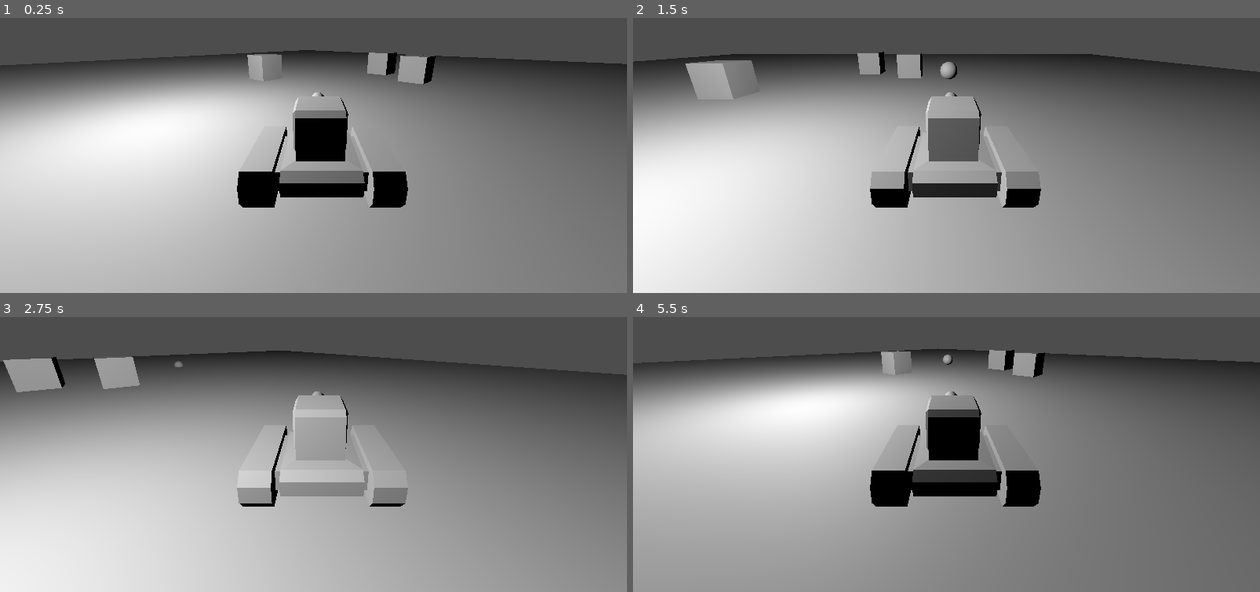
Above: before the commit, frames 1-4 (two rows, left to right).
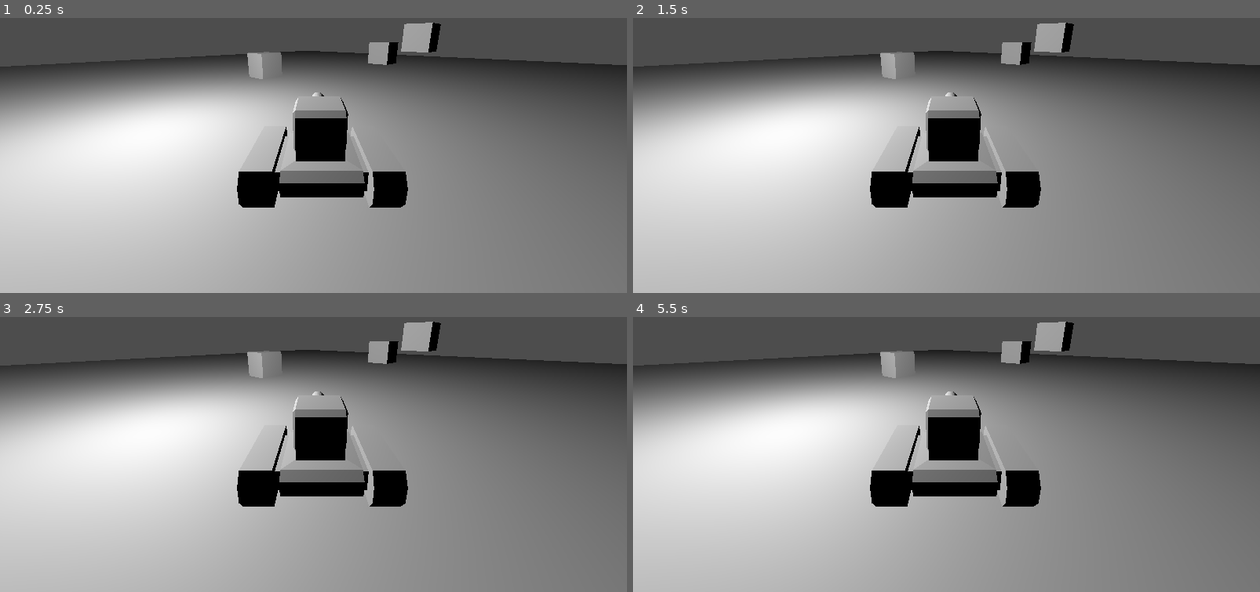
Above: after the commit, the same moments.

Repository: HelmetBugg/BioTankRebuilt
Game: Godot game, scene res://scene_directory/test_level.tscn
The game is run twice, just before and just after one commit, with the same random seed, the same clock (stepped at 60 frames per second) and the same inputs.
Inputs:
- Up to frame 1 (0.25 s): no input
- Up to frame 2 (1.5 s): tap Enter at 0.5 s; hold D (Right) 0.53-1.28 s; tap Space (Shoot) at 0.6, 1.35 s; hold S (Back) from 1.28 s (still down)
- Up to frame 3 (2.75 s): release S (Back) at 2.03 s; hold D (Right) from 2.03 s (still down); tap Space (Shoot) at 2.1 s
- Up to frame 4 (5.5 s): release D (Right) at 2.78 s; hold W (Forward) 2.78-3.53 s; tap Space (Shoot) every 0.75 s from 2.85 to 5.1 s; hold A (Left) 3.53-5.03 s; hold S (Back) from 5.03 s (still down)

The runs differ from the first frame. In frame 1, 1.8% of the frame differs, in the area x 0-100%, y 1-25%; in frame 2, 23%; in frame 3, 36%, in the area x 0-100%, y 1-100%; in frame 4, 30%.

Commit message:
save scene all is important, made projectiles actually kill blocks, states stop when dead.

Diff:
--- a/Bullet.gd
+++ /dev/null
@@ -1,24 +0,0 @@
-extends Area3D
-
-signal exploded
-
-@export var speed = 40
-@export var localGravity = Vector3.DOWN * 0.5
-
-var velocity = Vector3.ZERO
-# Called when the node enters the scene tree for the first time.
-func _ready():
-	pass # Replace with function body.
-
-
-# Called every frame. 'delta' is the elapsed time since the previous frame.
-func _process(delta):
-	velocity += localGravity * delta
-	look_at(transform.origin + velocity.normalized(), Vector3.UP)
-	transform.origin += velocity * delta
-
-
-func _on_body_entered(body):
-	print("sploded")
-	emit_signal("exploded", transform.origin)
-	#wqueue_free()
--- a/scene_directory/bullet.tscn
+++ b/scene_directory/bullet.tscn
@@ -1,13 +1,13 @@
-[gd_scene load_steps=4 format=3 uid="uid://imr2gsjmwb5f"]
+[gd_scene load_steps=4 format=3 uid="uid://36wlq1yarmvi"]
 
-[ext_resource type="Script" path="res://Bullet.gd" id="1_togki"]
+[ext_resource type="Script" path="res://src/Bullet.gd" id="1_q43vx"]
 
 [sub_resource type="SphereMesh" id="SphereMesh_pv4jx"]
 
 [sub_resource type="SphereShape3D" id="SphereShape3D_syawh"]
 
 [node name="Bullet" type="Area3D"]
-script = ExtResource("1_togki")
+script = ExtResource("1_q43vx")
 
 [node name="MeshInstance3D" type="MeshInstance3D" parent="."]
 mesh = SubResource("SphereMesh_pv4jx")
--- a/scene_directory/enemy.gd
+++ /dev/null
@@ -1,34 +0,0 @@
-extends CharacterBody3D
-
-enum States {IDLE, PURSUE, ATTACK, DEATH}
-var currentState = States.IDLE
-var target;
-const SPEED = 0.5
-
-var gravity = ProjectSettings.get_setting("physics/3d/default_gravity")
-
-func _physics_process(delta):
-	if not is_on_floor():
-		velocity.y -= gravity * delta
-	if target != null:
-		velocity = -transform.basis.z * SPEED
-	move_and_slide()
-
-func _process(delta):
-	if currentState == States.PURSUE:
-		look_at(target.position, Vector3.UP)
-	elif currentState == States.IDLE:
-		pass
-	elif currentState == States.DEATH:
-		pass
-
-func _on_sight_area_area_entered(area):
-	if(area.name == "PlayerVisibilityArea"): #change to something less hacky
-		currentState = States.PURSUE
-		target = area.get_parent()
-
-
-func _on_sight_area_area_exited(area):
-	if(area.name == "PlayerVisibilityArea" and area.get_parent().name == target.name):
-		currentState = States.IDLE
-		target = null
--- a/scene_directory/enemy.tscn
+++ b/scene_directory/enemy.tscn
@@ -1,6 +1,6 @@
-[gd_scene load_steps=5 format=3 uid="uid://ctq86ew83pxo0"]
+[gd_scene load_steps=5 format=3 uid="uid://cpxb0bw5e4sji"]
 
-[ext_resource type="Script" path="res://scene_directory/enemy.gd" id="1_vgden"]
+[ext_resource type="Script" path="res://src/enemy.gd" id="1_fh2wu"]
 
 [sub_resource type="BoxShape3D" id="BoxShape3D_25jxr"]
 
@@ -9,7 +9,7 @@
 [sub_resource type="SphereShape3D" id="SphereShape3D_7utau"]
 
 [node name="enemy" type="CharacterBody3D"]
-script = ExtResource("1_vgden")
+script = ExtResource("1_fh2wu")
 
 [node name="CollisionShape3D" type="CollisionShape3D" parent="."]
 shape = SubResource("BoxShape3D_25jxr")
--- a/scene_directory/main_menu.tscn
+++ b/scene_directory/main_menu.tscn
@@ -1,6 +1,6 @@
-[gd_scene load_steps=2 format=3 uid="uid://c0oc2vr5rg4y4"]
+[gd_scene load_steps=2 format=3 uid="uid://bg0qvc6lrxfkf"]
 
-[ext_resource type="Script" path="res://start_button.gd" id="1_4lecd"]
+[ext_resource type="Script" path="res://src/start_button.gd" id="1_7umsk"]
 
 [node name="Main Menu" type="Node2D"]
 
@@ -8,6 +8,6 @@
 offset_right = 8.0
 offset_bottom = 8.0
 text = "Start"
-script = ExtResource("1_4lecd")
+script = ExtResource("1_7umsk")
 
 [connection signal="pressed" from="Button" to="Button" method="_on_pressed"]
--- a/scene_directory/player.gd
+++ /dev/null
@@ -1,30 +0,0 @@
-extends CharacterBody3D
-const MOVEMENT_SPEED = 3.0
-const ROTATION_SPEED = 1.0
-const JUMP_VELOCITY = 4.5
-var bullet = preload("res://scene_directory/bullet.tscn")
-
-# Get the gravity from the project settings to be synced with RigidBody nodes.
-var gravity = ProjectSettings.get_setting("physics/3d/default_gravity")
-
-func _physics_process(delta):
-	handle_input(delta)
-	if not is_on_floor():
-		velocity.y -= gravity * delta
-	move_and_slide()
-
-func handle_input(delta):
-	velocity = Vector3(0, 0, 0)
-	if Input.is_action_pressed("Forward"):
-		velocity = -transform.basis.z * MOVEMENT_SPEED
-	elif Input.is_action_pressed("Back"):
-		velocity = transform.basis.z * MOVEMENT_SPEED
-	if Input.is_action_pressed("Right"):
-		rotate_y(-ROTATION_SPEED * delta)
-	elif Input.is_action_pressed("Left"):
-		rotate_y(ROTATION_SPEED * delta)
-	if Input.is_action_just_pressed("Shoot"):
-		var b = bullet.instantiate()
-		owner.add_child(b)
-		b.transform = $Base/top/Barrel.global_transform
-		b.velocity = -b.transform.basis.z * b.speed
--- a/scene_directory/player.tscn
+++ b/scene_directory/player.tscn
@@ -1,6 +1,6 @@
-[gd_scene load_steps=7 format=3 uid="uid://u7qm6ao1iwgy"]
+[gd_scene load_steps=7 format=3 uid="uid://b5xlgyrm4k87"]
 
-[ext_resource type="Script" path="res://scene_directory/player.gd" id="1_8gtvn"]
+[ext_resource type="Script" path="res://src/player.gd" id="1_ui8k6"]
 [ext_resource type="ArrayMesh" uid="uid://lxjpy81wn1ql" path="res://res/model/biotank_base.obj" id="2_glcav"]
 [ext_resource type="ArrayMesh" uid="uid://dwncr2jm56fnf" path="res://res/model/biotank_top.obj" id="3_hrh5a"]
 
@@ -13,7 +13,7 @@
 [sub_resource type="SphereShape3D" id="SphereShape3D_brjd1"]
 
 [node name="Player" type="CharacterBody3D"]
-script = ExtResource("1_8gtvn")
+script = ExtResource("1_ui8k6")
 
 [node name="Base" type="MeshInstance3D" parent="."]
 transform = Transform3D(-1, 0, -8.74228e-08, 0, 1, 0, 8.74228e-08, 0, -1, 0.0981878, 0, 0)
--- a/start_button.gd
+++ /dev/null
@@ -1,4 +0,0 @@
-extends Button
-
-func _on_pressed():
-	get_tree().change_scene_to_file("res://scene_directory/test_level.tscn")
